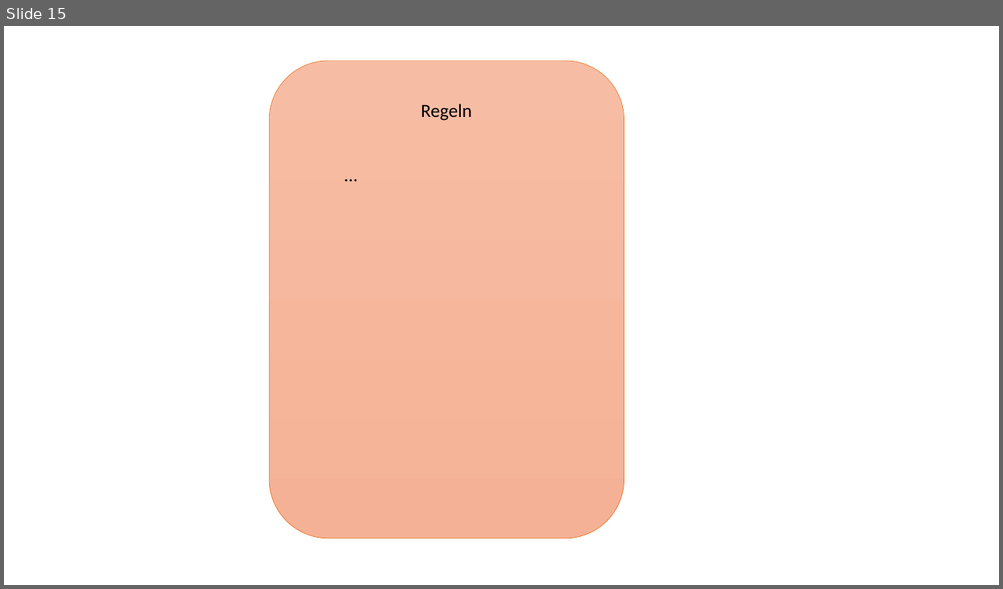
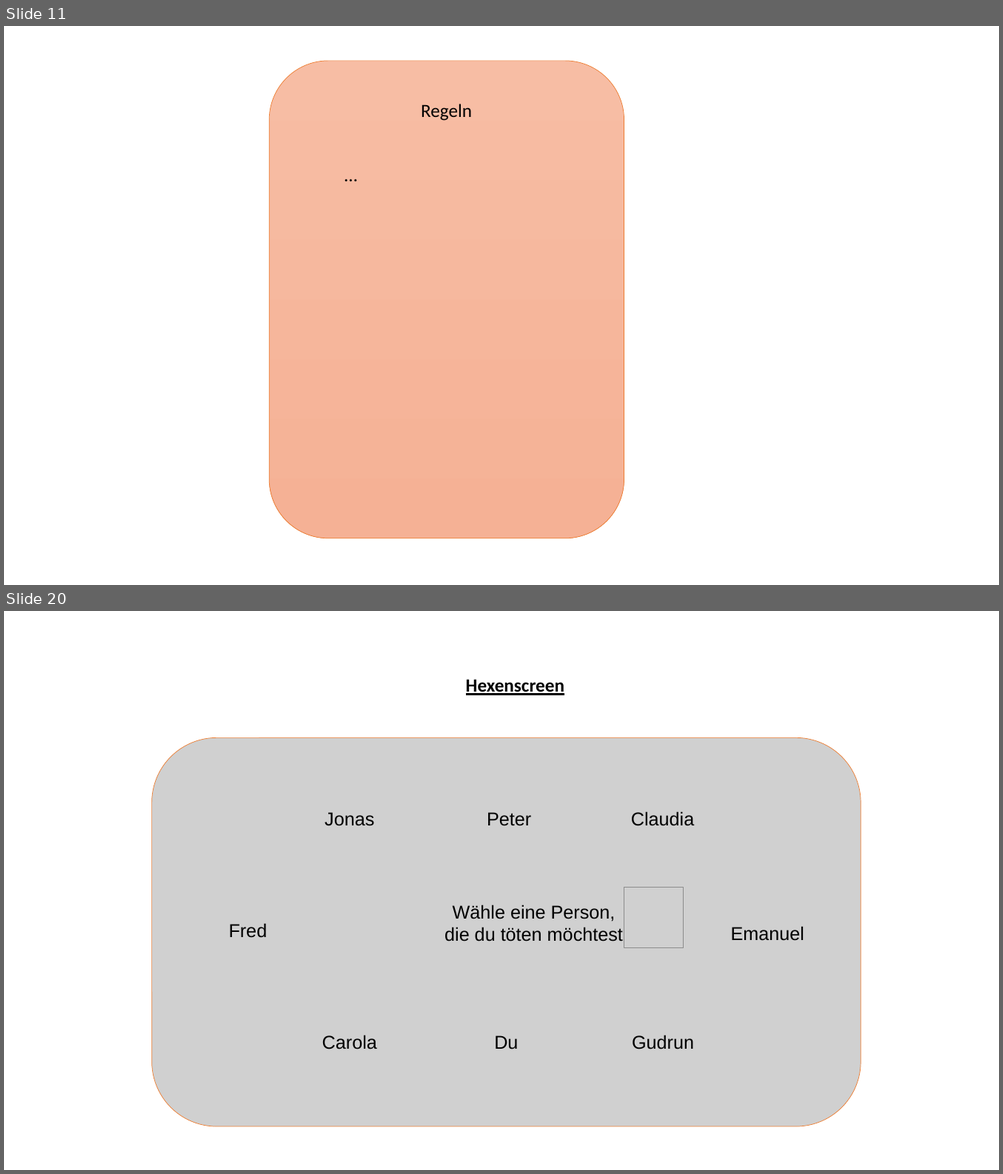
Before and after one commit to john-kloss/werwolf, a slide deck: VisualisierungProjekt.odp. Shown one above the other, each under a label of ours: slide 15 before the commit, slides 11 and 20 after it; the slides between them are not shown. The pictures are 1003x589 and 1003x1174 pixels, drawn with LibreOffice and Linux fonts; fonts in the diff are those of the drawing; grey boxes stand for pictures. Boxes give left, top, right and bottom in pixels: in the first picture for what was removed or moved away, otherwise in the second. Text is boxed around its words. In the diff, an @@ line names an element or a change of style, - is before the commit and + after.

```diff
--- a/VisualisierungProjekt.odp
+++ b/VisualisierungProjekt.odp
@@ slide 20 added at (4,611,999,1170), background #FFFFFF @@
@@ text added at (466,679,564,695), 18 pt, text #000000, bold, underline @@
+Hexenscreen
@@ picture added at (152,738,860,1128) @@
@@ picture added at (287,757,412,880), 18 pt, text #000000 @@
+Jonas
@@ picture added at (447,757,571,880), 18 pt, text #000000 @@
+Peter
@@ picture added at (600,757,724,880), 18 pt, text #000000 @@
+Claudia
@@ picture added at (186,869,310,991), 18 pt, text #000000 @@
+Fred
@@ picture added at (340,872,728,973), 18 pt, text #000000 @@
+Wähle eine Person,
+die du töten möchtest
@@ picture added at (706,872,829,995), 18 pt, text #000000 @@
+Emanuel
@@ picture added at (624,888,684,948) @@
@@ picture added at (287,980,412,1103), 18 pt, text #000000 @@
+Carola
@@ picture added at (444,980,568,1103), 18 pt, text #000000 @@
+Du
@@ picture added at (601,980,725,1103), 18 pt, text #000000 @@
+Gudrun
@@ what was slide 15 is now slide 11 @@
```
Also in this commit, not shown: 4 slides changed, 10 other slides added, 18 slides removed.
